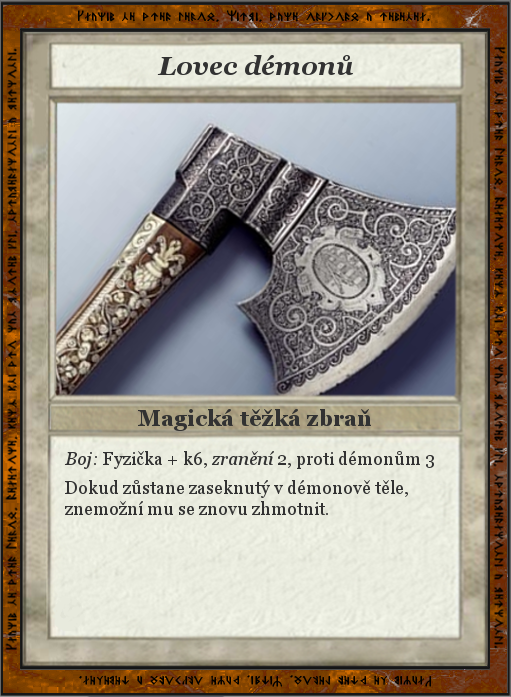
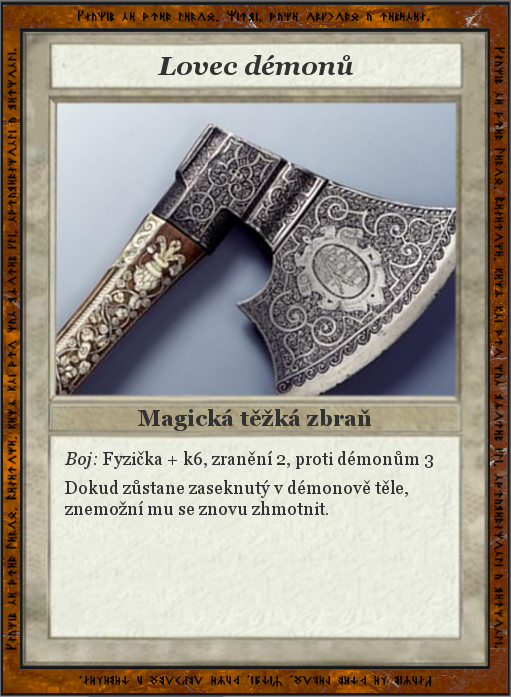
Layered file, before and after one edit (511 × 697). Changes by layer:
painted on "Boj: Fyzička + k6, zranění 2, ..." over (211, 451, 434, 469)
